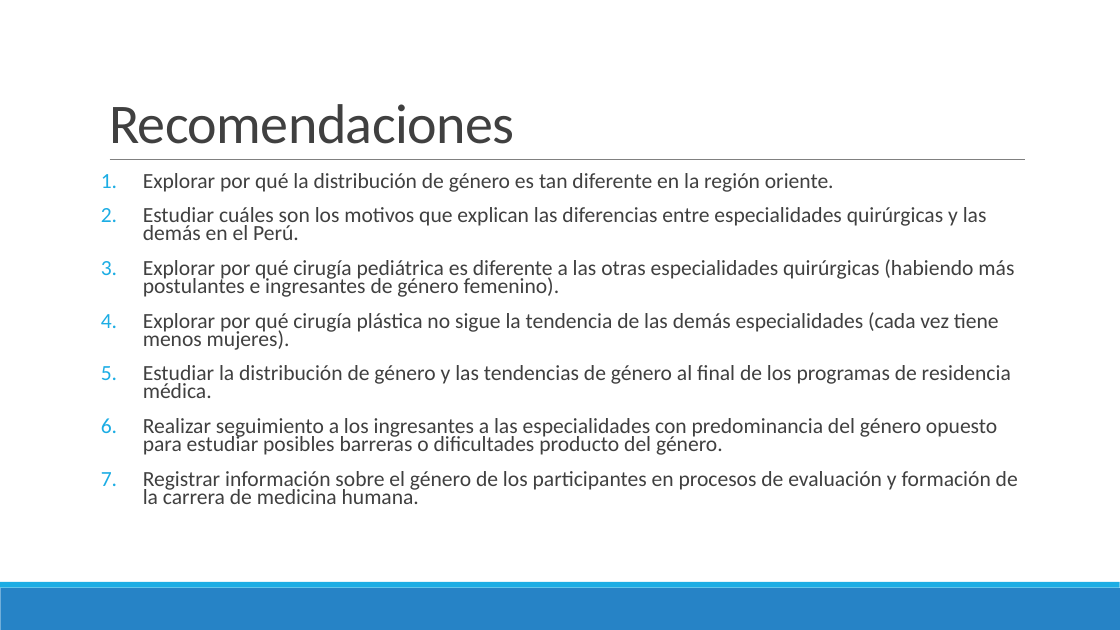
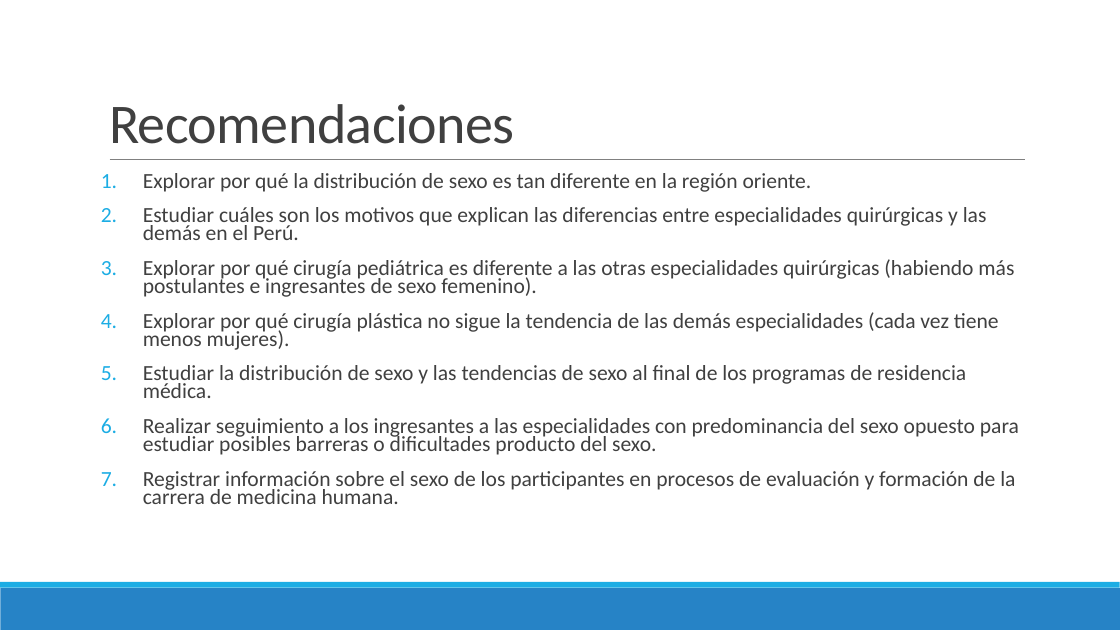
Before and after one commit to danimedi/tesis_genero_especialidades, a slide deck: slide 69 of doc/diapositivas_sustentacion_tesis.pptx. Drawn at 1120x630 pixels with LibreOffice and Linux fonts; fonts in the diff are those of the drawing. Boxes give left, top, right and bottom in pixels: in the first picture for what was removed or moved away, otherwise in the second. Text is boxed around its words. In the diff, an @@ line names an element or a change of style, - is before the commit and + after.

```diff
--- a/doc/diapositivas_sustentacion_tesis.pptx
+++ b/doc/diapositivas_sustentacion_tesis.pptx
@@ text at (x1=143, y1=173, x2=812, y2=192): text changed @@
-1. Explorar por qué la distribución de género es tan diferente en la región oriente.
+1. Explorar por qué la distribución de sexo es tan diferente en la región oriente.
@@ text at (x1=143, y1=259, x2=1014, y2=297): text changed @@
-3. Explorar por qué cirugía pediátrica es diferente a las otras especialidades quirúrgicas (habiendo más postulantes e ingresantes de género femenino).
+3. Explorar por qué cirugía pediátrica es diferente a las otras especialidades quirúrgicas (habiendo más postulantes e ingresantes de sexo femenino).
@@ text at (x1=143, y1=365, x2=1019, y2=504): text changed @@
-5. Estudiar la distribución de género y las tendencias de género al final de los programas de residencia médica.
-6. Realizar seguimiento a los ingresantes a las especialidades con predominancia del género opuesto para estudiar posibles barreras o dificultades producto del género.
-7. Registrar información sobre el género de los participantes en procesos de evaluación y formación de la carrera de medicina humana.
+5. Estudiar la distribución de sexo y las tendencias de sexo al final de los programas de residencia médica.
+6. Realizar seguimiento a los ingresantes a las especialidades con predominancia del sexo opuesto para estudiar posibles barreras o dificultades producto del sexo.
+7. Registrar información sobre el sexo de los participantes en procesos de evaluación y formación de la carrera de medicina humana.
```
Also in this commit, not shown: 48 other slides changed, 2 other files.
